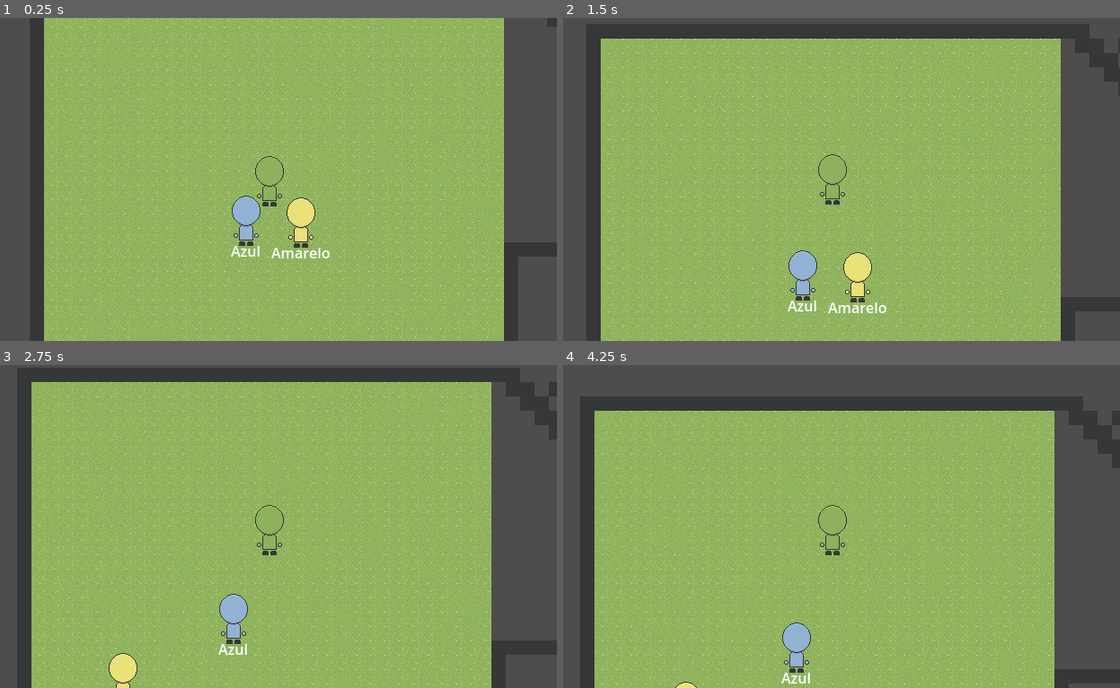
Above: before the commit, frames 1-4 (two rows, left to right).
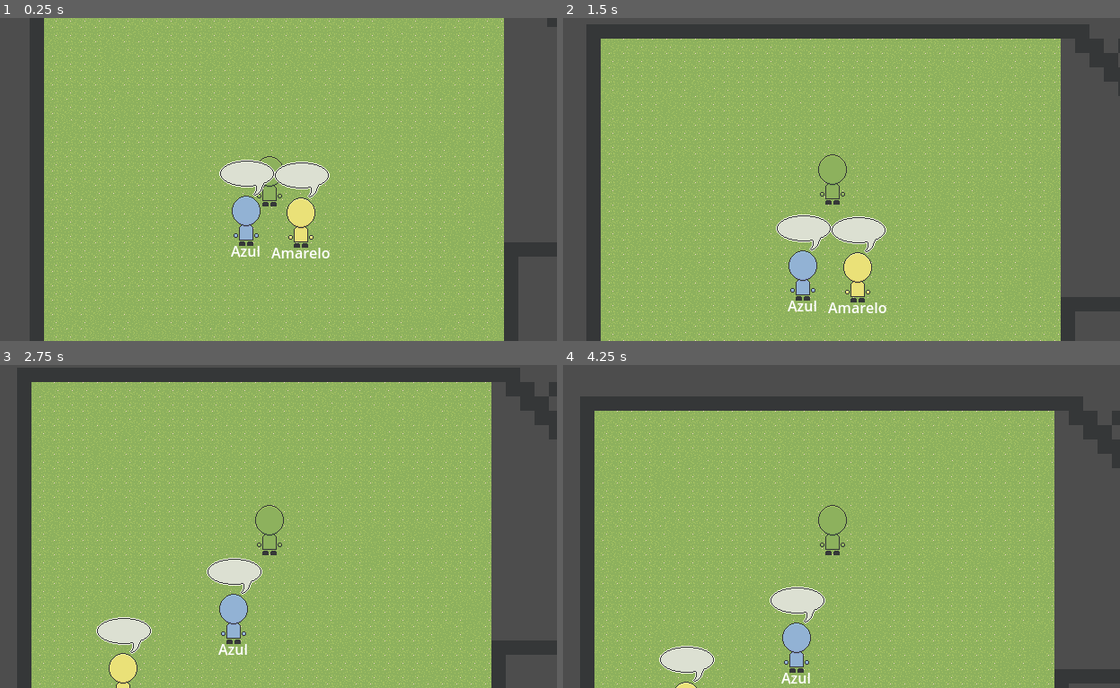
Above: after the commit, the same moments.

Repository: AugustoRemus/DetetiveGrafos
Game: Godot game, scene res://Scenes/DebugTeste/fase_debug.tscn
Same seed, same stepped clock (60 frames per second), same inputs: the game is played once before the commit and once after it.
Inputs (mouse positions are in pixels of both pictures, inside the frame that each line leads up to):
- Up to frame 1 (0.25 s): no input
- Up to frame 2 (1.5 s): tap Enter at 0.5 s; move the mouse to (958, 163) at 0.52 s; hold W (up) 0.53-1.28 s; tap E (E) at 0.6 s; tap D (R) at 0.8, 1.35 s; move the mouse to (718, 195) at 1.27 s; hold S (down) from 1.28 s (still down)
- Up to frame 3 (2.75 s): tap E (E) at 1.55, 2.1 s; move the mouse to (328, 455) at 2.02 s; release S (down) at 2.03 s; hold W (up) from 2.03 s (still down); tap D (R) at 2.3 s
- Up to frame 4 (4.25 s): move the mouse to (802, 591) at 2.77 s; tap A (L) at 2.85 s; tap E (E) at 3.05 s; move the mouse to (1003, 574) at 3.52 s; release W (up) at 3.53 s; hold S (down) from 3.53 s (still down); right-click (1003, 574) at 3.6 s; tap D (R) at 3.8 s

The runs differ from the first frame. In frame 1, 1.4% of the frame differs, in the area x 39-60%, y 43-56%; in frame 2, 1.4%; in frame 3, 1.4%; in frame 4, 1.4%.

Commit message:
baloesFala

Diff:
--- a/detetivegrafos/Scenes/base_np_cs.tscn
+++ b/detetivegrafos/Scenes/base_np_cs.tscn
@@ -9,6 +9,7 @@
 [ext_resource type="Script" uid="uid://tuo8pkkfmcsi" path="res://Scripts/NPCs/animacao.gd" id="6_ypi4a"]
 [ext_resource type="Script" uid="uid://sp1uarpyia7f" path="res://Scripts/NPCs/nome_cor.gd" id="8_lxbre"]
 [ext_resource type="Script" uid="uid://dhl8l8mv4waxx" path="res://Scripts/NPCs/logica_interacoes.gd" id="9_taqbl"]
+[ext_resource type="Texture2D" uid="uid://blqrrynie23yc" path="res://Sprites/Placeholders/BalaoBasePNG.png" id="10_wbx1d"]
 
 [sub_resource type="RectangleShape2D" id="RectangleShape2D_ypi4a"]
 size = Vector2(13, 12)
@@ -24,6 +25,10 @@
 sprite = NodePath("Sprite")
 silhuetaNodo = NodePath("Sprite/Silhueta")
 "LogicaInteraçoes" = NodePath("LogicaInteracoes")
+
+[node name="BalaoBasePng" type="Sprite2D" parent="."]
+position = Vector2(1, -38)
+texture = ExtResource("10_wbx1d")
 
 [node name="Sprite" type="Sprite2D" parent="."]
 texture = ExtResource("1_udhxp")
Not shown: 1 places in detetivegrafos/Scenes/base_np_cs.tscn that only renumber resources
Binary file added: detetivegrafos/Sprites/Placeholders/BalaoBasePNG.png
Not shown, added: detetivegrafos/Sprites/Placeholders/BalaoBasePNG.png.import
Not shown, added: Aseprite/baloes/BalaoBase.ase
Not shown, added: Aseprite/baloes/BalaoBasePNG.png
